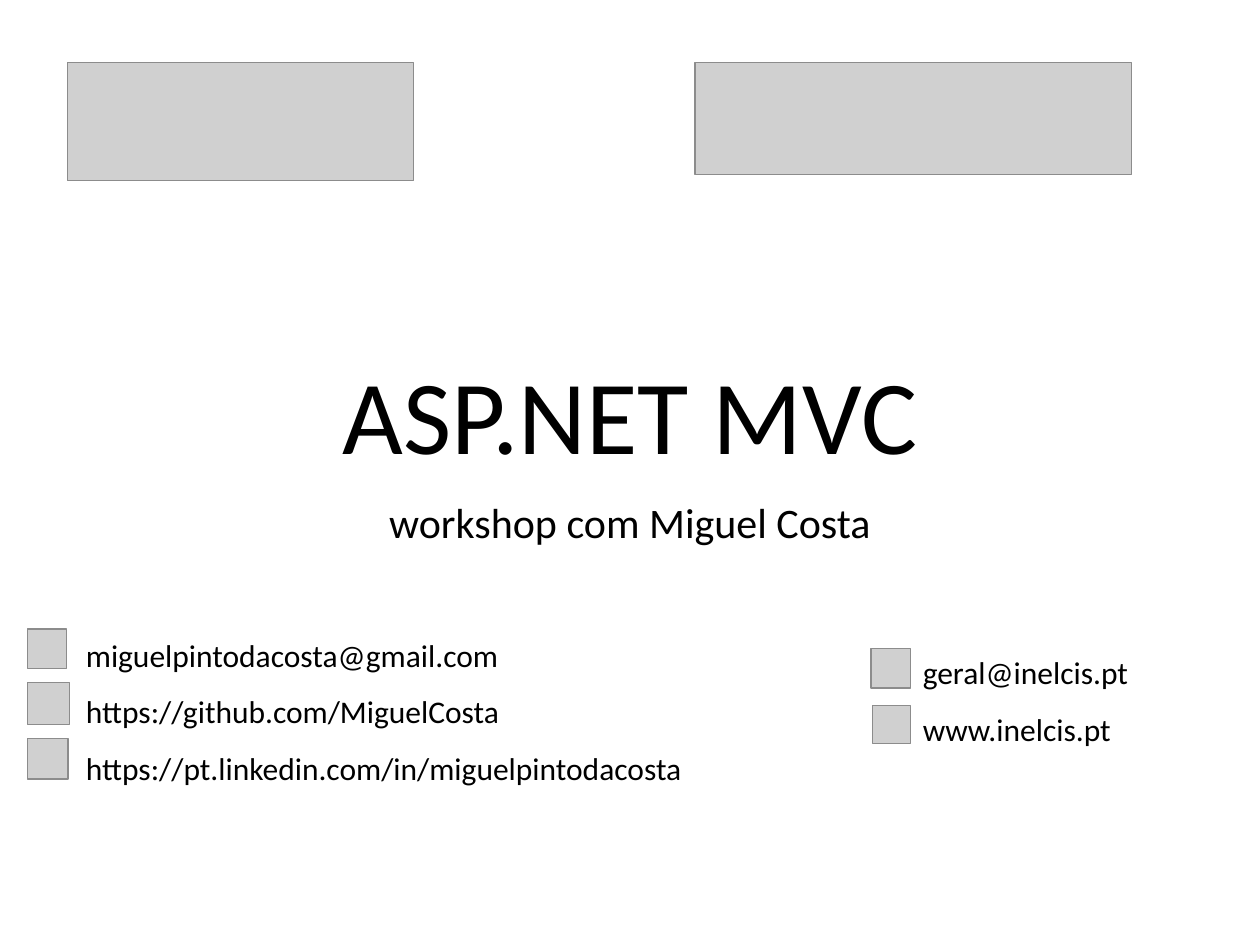
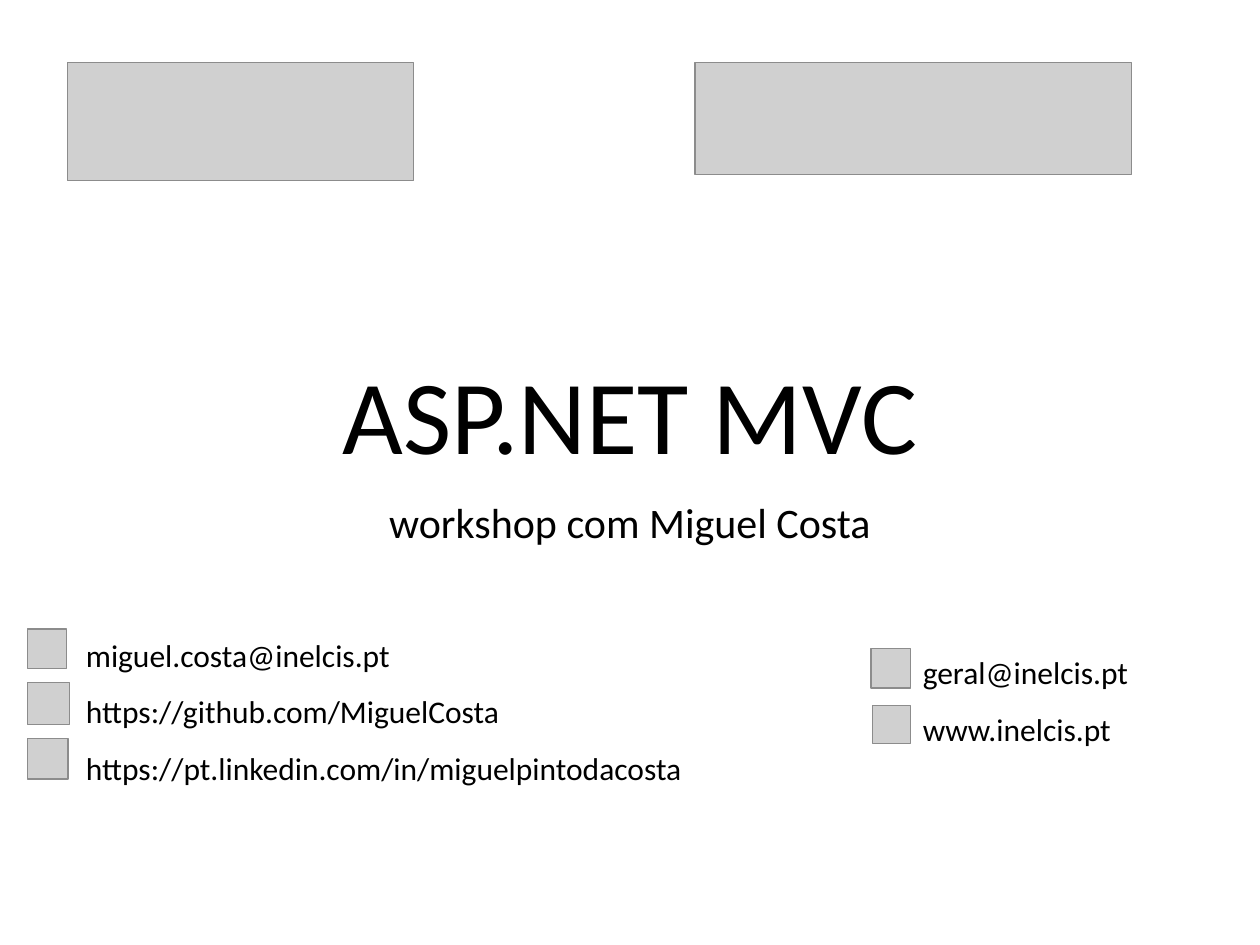
Before and after one commit to MiguelCosta/aspnet-workshop, a slide deck: slide 20 of ppt/aspnet-workshop.pptx. Drawn at 1260x945 pixels with LibreOffice and Linux fonts; fonts in the diff are those of the drawing; grey boxes stand for pictures. Boxes give left, top, right and bottom in pixels: in the first picture for what was removed or moved away, otherwise in the second. Text is boxed around its words. In the diff, an @@ line names an element or a change of style, - is before the commit and + after.

```diff
--- a/ppt/aspnet-workshop.pptx
+++ b/ppt/aspnet-workshop.pptx
@@ text at bbox=[86, 645, 390, 673]: text changed @@
-miguelpintodacosta@gmail.com
+miguel.costa@inelcis.pt
```
Also in this commit, not shown: 17 other slides changed, 1 slide added, 1 slide removed.
